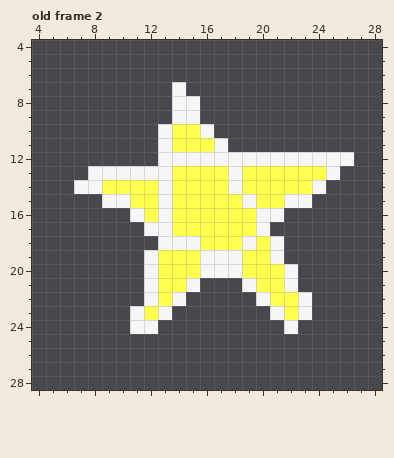
Edited in one commit: pixel-art file (asset shit/sprites/gibs/gob.aseprite). The picture above was drawn from the file before the commit.
32x32 pixels, 7 frames. Shown: old frame 2: x 4..28, y 4..28. The commit also changed other frames, which this record leaves out.
New version:
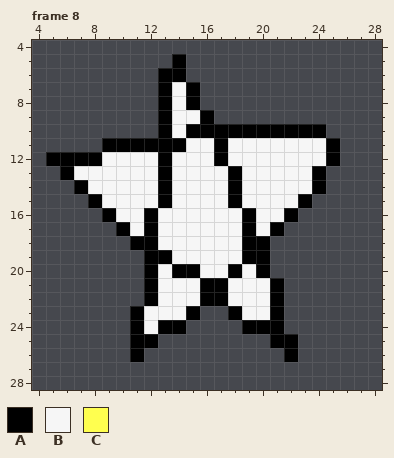
Palette (. is transparent): A #000000  B #f6f6f6  C #ffff4f
A new or re-ordered frame is compared with the old frame closest to it.
Difference:
frames 7 -> 9
Changed rows in their new state; - is an unchanged pixel.
Frame 8 is new; against old frame 2, layer "Layer 2":
first column x 5:
 5 ---------A------------
 6 --------AA------------
 7 --------A-A-----------
 8 --------A-A-----------
 9 --------A--A----------
10 --------ABAAAAAAAAAA--
11 ----AAAAAABBABBBBBBBA-
12 AAAABBBBA---A-------A.
13 -AB-----ABBBBABBBBBA.-
14 --A-BBBBABBBBABBBBBA--
15 ---A--BBABBBBA-BB-A---
16 ----AB-A-BBBBBA--A----
17 -----ABA-BBBBBA-A-----
18 ------AA---BBBAA.-----
19 -------AABB---AA.-----
20 -------ABAA--ABA..----
21 -------ABB-AAB-BA.----
22 -------AB-BAABB-A..---
23 ------AB-BA--ABBA..---
24 ------A-AA----AAA.----
25 ------AA--------AA----
26 ------A----------A----
Boxes around the changes in both pictures, in picture pixels (x1, y1, x2, y2):
changed: (46, 54, 354, 362)
